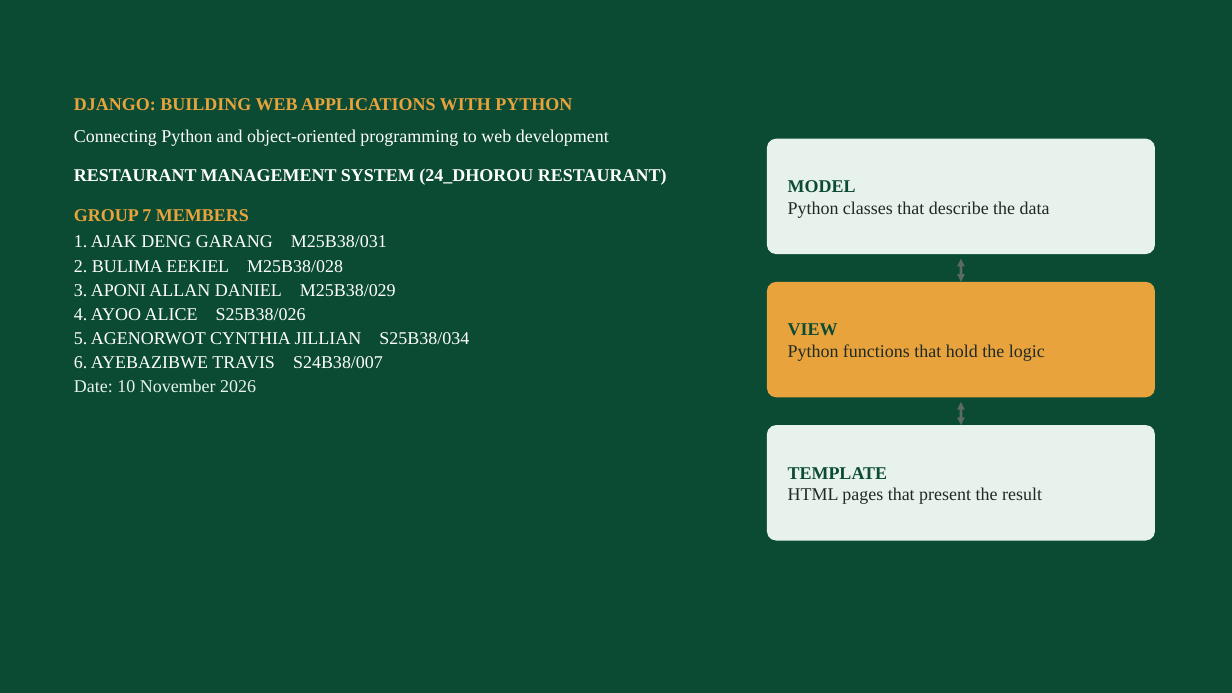
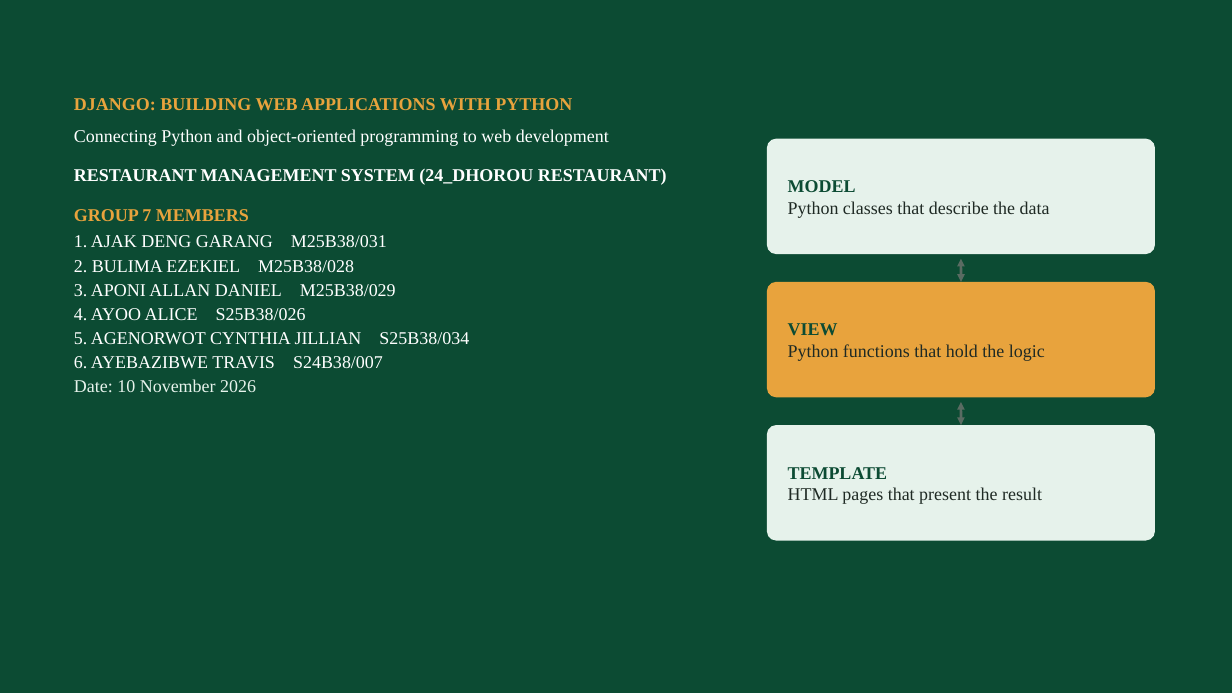
Before and after one commit to Hajaque/restaurant-mgt, a slide deck: slide 1 of Django_Restaurant_Presentation.pptx. Drawn at 1232x693 pixels with LibreOffice and Linux fonts; fonts in the diff are those of the drawing. Boxes give left, top, right and bottom in pixels: in the first picture for what was removed or moved away, otherwise in the second. Text is boxed around its words. In the diff, an @@ line names an element or a change of style, - is before the commit and + after.

```diff
--- a/Django_Restaurant_Presentation.pptx
+++ b/Django_Restaurant_Presentation.pptx
@@ text at (74,260,354,272): text changed @@
-2. BULIMA EEKIEL M25B38/028
+2. BULIMA EZEKIEL M25B38/028
```
Also in this commit, not shown: 1 other slide changed, 17 other files.
